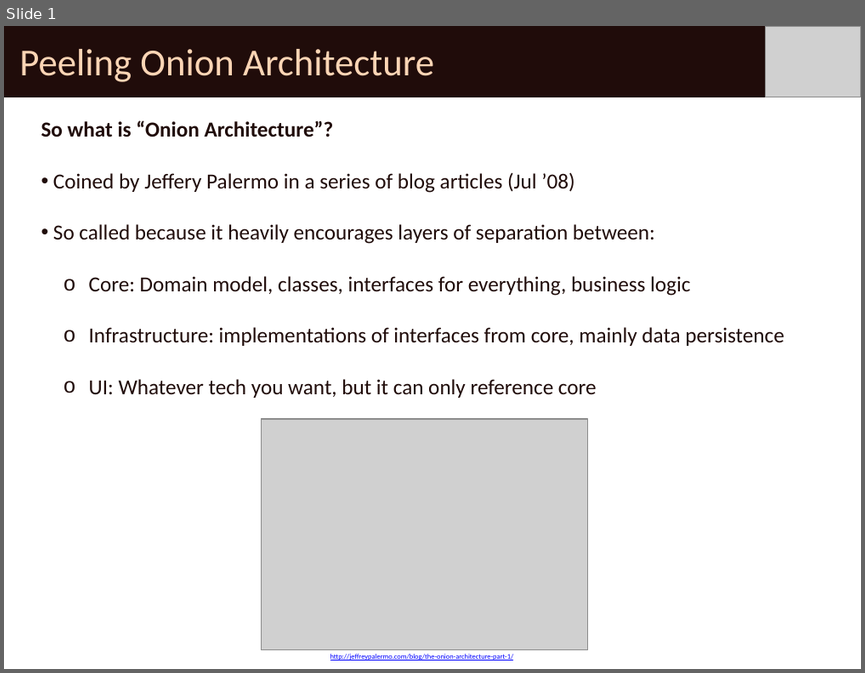
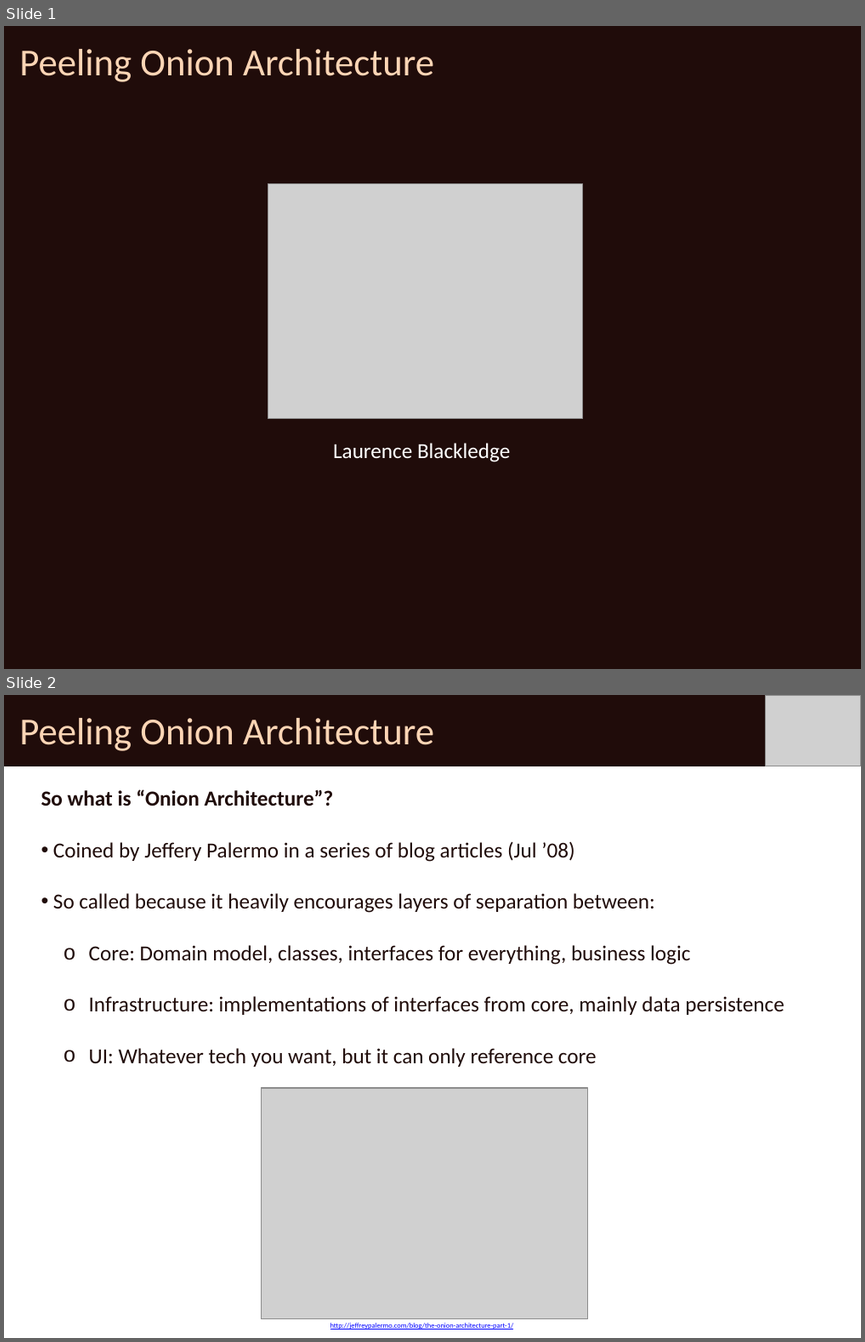
Before and after one commit to lwblackledge/PeelingOnionArchitecture, a slide deck: PeelingOnionArchitecture.pptx. Shown one above the other, each under a label of ours: slide 1 before the commit, slides 1 and 2 after it. The pictures are 865x673 and 865x1342 pixels, drawn with LibreOffice and Linux fonts; fonts in the diff are those of the drawing; grey boxes stand for pictures. Boxes give left, top, right and bottom in pixels: in the first picture for what was removed or moved away, otherwise in the second. Text is boxed around its words. In the diff, an @@ line names an element or a change of style, - is before the commit and + after.

```diff
--- a/PeelingOnionArchitecture.pptx
+++ b/PeelingOnionArchitecture.pptx
@@ slide 1 added at (4,26,861,669), background #FFFFFF @@
@@ rectangle added at (4,26,861,669), fill #200C0A @@
@@ text added at (19,49,434,82), 32 pt, text #FCD5B5 @@
+Peeling Onion Architecture
@@ picture added at (268,183,582,420) @@
@@ text added at (333,442,510,462), 18 pt, text #FFFFFF @@
+Laurence Blackledge
@@ what was slide 1 is now slide 2 @@
```
Also in this commit, not shown: 1 slide changed, 49 other files.
